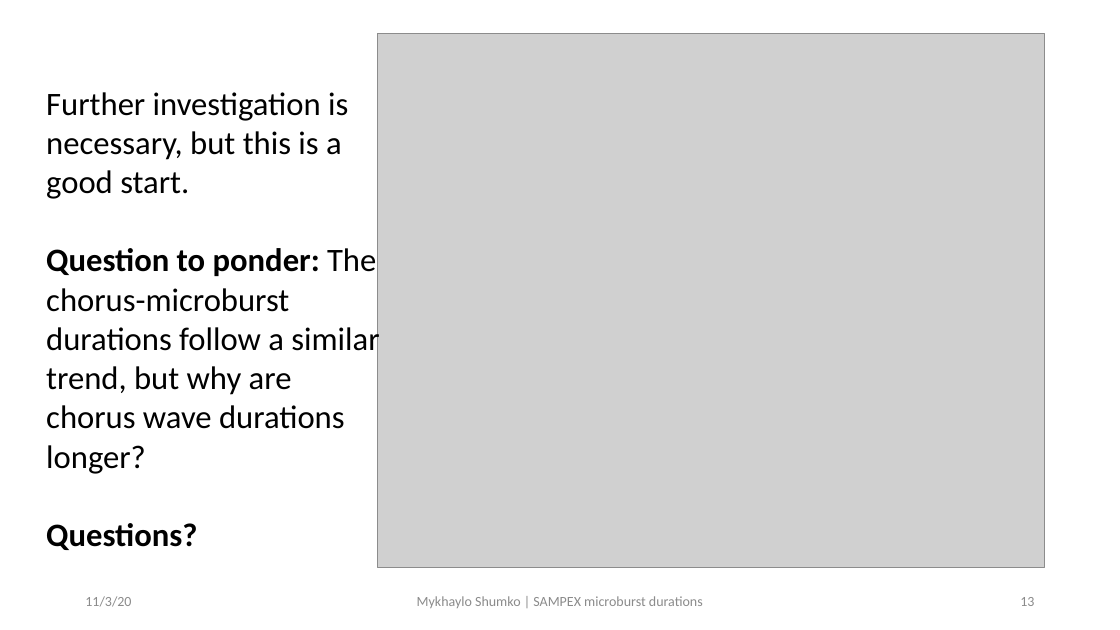
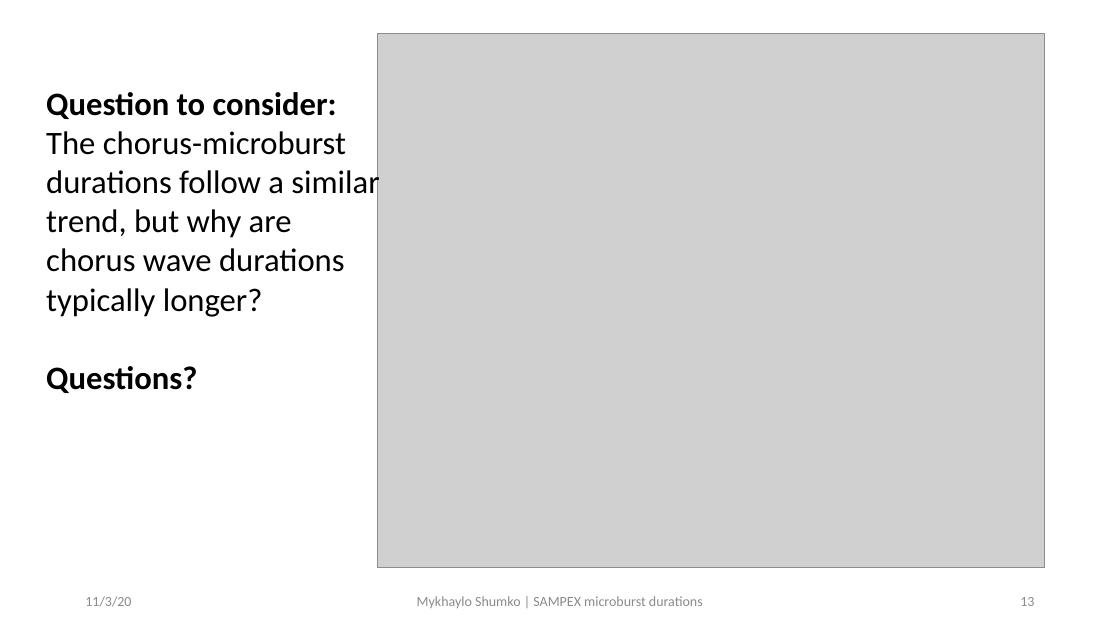
Before and after one commit to mshumko/sampex_microburst_widths, a slide deck: slide 13 of reports/20201103_shumko_sampex_microburst_durations.pptx. Drawn at 1120x630 pixels with LibreOffice and Linux fonts; fonts in the diff are those of the drawing; grey boxes stand for pictures. Boxes give left, top, right and bottom in pixels: in the first picture for what was removed or moved away, otherwise in the second. Text is boxed around its words. In the diff, an @@ line names an element or a change of style, - is before the commit and + after.

```diff
--- a/reports/20201103_shumko_sampex_microburst_durations.pptx
+++ b/reports/20201103_shumko_sampex_microburst_durations.pptx
@@ text at bbox=[46, 92, 379, 317]: text changed @@
-Further investigation is necessary, but this is a good start.
-Question to ponder: The chorus-microburst durations follow a similar trend, but why are chorus wave durations longer?
+Question to consider: The chorus-microburst durations follow a similar trend, but why are chorus wave durations typically longer?
```
Also in this commit, not shown: 1 slide added, 1 slide removed, 5 other files.
